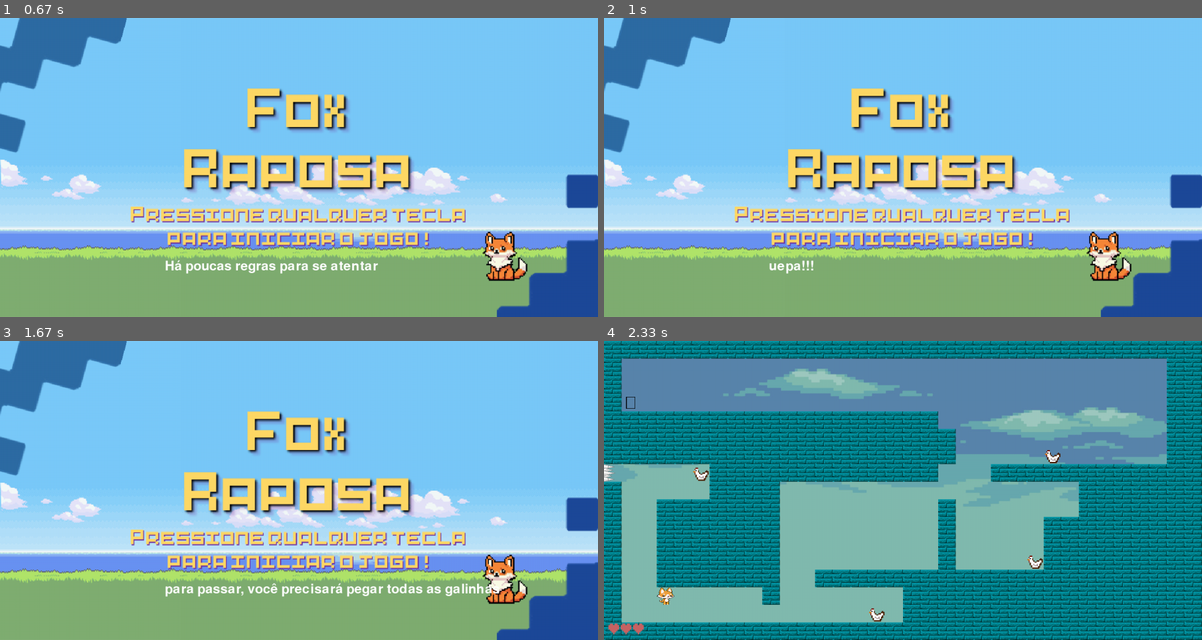
Above: before the commit, frames 1-4 (two rows, left to right).
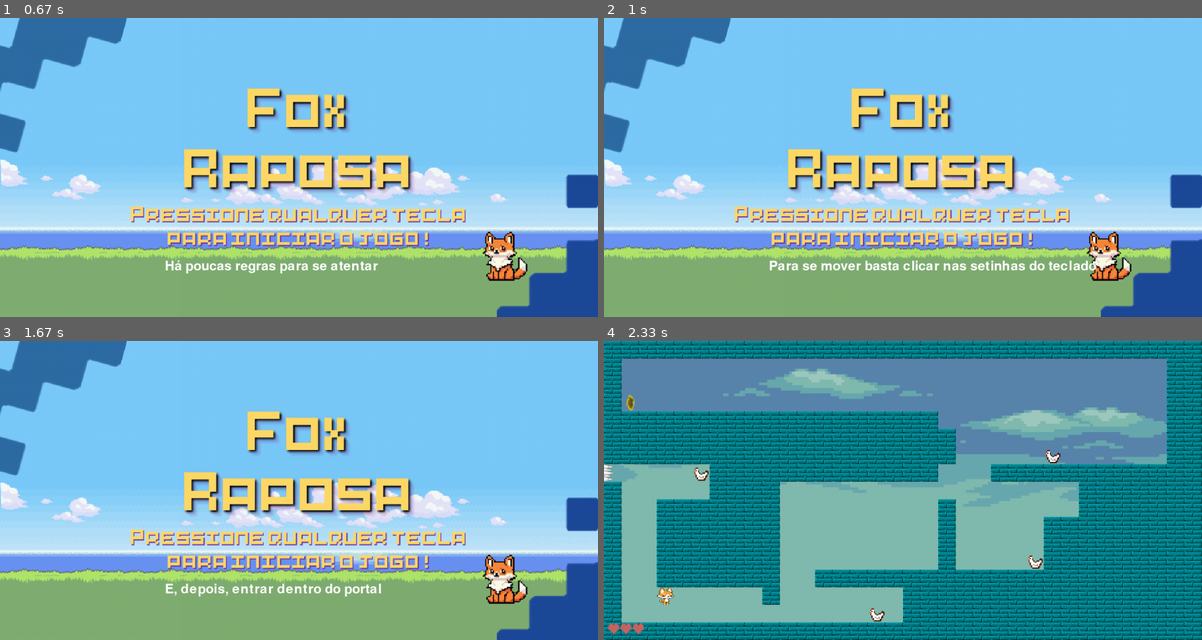
Above: after the commit, the same moments.

Repository: arcanjob/Fox-a-raposa
Game: pygame game, started from INICIALIZA_AQUI_.py
Same seed, same stepped clock (60 frames per second), same inputs: the game is played once before the commit and once after it.
Inputs:
- Up to frame 1 (0.67 s): tap Space at 0.33 s
- Up to frame 2 (1 s): hold Right from 0.67 s (still down)
- Up to frame 3 (1.67 s): release Right at 1.13 s; hold Up 1.17-1.47 s; hold Right from 1.5 s (still down)
- Up to frame 4 (2.33 s): release Right at 1.97 s; hold Left from 2 s (still down)

Frame 1 is identical in both runs. In frame 2, 0.9% of the frame differs, in the area x 27-83%, y 81-86%; in frame 3, 0.9%, in the area x 27-84%, y 80-86%; in frame 4, less than 0.1%.

Commit message:
Adicionando as fontes de imagens e sons

Diff:
--- a/Corpo_do_jogo.py
+++ b/Corpo_do_jogo.py
@@ -7,26 +7,13 @@
 
 
 
-"""
-#inicializa  o pygame
-pygame.init()
-#inicializa  o pygame mixer (parte que controla o som)
-pygame.mixer.init()
-
-#Define e cria a variável em que o jogo irágirar em torno
-janela = pygame.display.set_mode((largura, altura))
-pygame.display.set_caption(TITULO)
-"""
-
-
-
 #Define a tela do jogo e como ela irá funcionar
 def tela_do_jogo(janela):
 
     vidas = 3
     estado_do_jogo = jogando
     pygame.mixer.music.load('imagens_e_sons/sons/som_de_fundo.mp3') #Fonte: https://youtu.be/dDOfzfifwGE?si=GfIuDBJCHU0t26uN
-    pygame.mixer.music.set_volume(0.2)
+    pygame.mixer.music.set_volume(0.7)
     pygame.mixer.music.play(loops=-1)
     #define e usa o tempo no jogo
     clock = pygame.time.Clock()
@@ -43,8 +30,6 @@
         piso_parede = pygame.sprite.Group()
         galinhas = pygame.sprite.Group()
         objetivo= pygame.sprite.Group()
-
-
 
 
         #Cria o mapa usando um laço de rpetição (FOR) para ler a nossa lista de listas que define o mapa em si
@@ -90,13 +75,12 @@
                 if tile_type == R:
                     y = filas
                     x = colunas
-        print(n_galinhas)
+
         #Define onde o jogador irá ser invocado e inicializado dentro do mapa, nesse caso, pela variável "R"
         player = Player(assets[R], y, x, piso_parede)
 
         #Adiciona o player por último para que ele fique desenhado por cima de todos os outros sprites
         todos_os_sprites.add(player)
-
 
 
         #Define a imagem de fundo
@@ -108,13 +92,10 @@
 
         estado_do_jogador = vivo
 
-
-
-
-        while estado_do_jogador ==vivo and estado_do_jogo == jogando:
+        #confere se o jogador ainda têm vidas e se pode continuar jogando ou não
+        while estado_do_jogador == vivo and estado_do_jogo == jogando:
             #marca o tempo
             clock.tick(FPS)
-
 
 
             #COLISAO COM AS GALINHAS
@@ -127,7 +108,7 @@
                 if pontos == n_galinhas:
                     pode_passar = sim
             """
-            #print(n_galinhas)
+
             #COLISAO COM OS ESPINHOS
             colisoes = pygame.sprite.spritecollide(player, espinhos, False, pygame.sprite.collide_mask)
 
@@ -147,8 +128,6 @@
             if colisoes and n_galinhas == pontos:
                 player.kill()
                 return vitoria
-
-
 
             # Verifica os eventos dentro do jogo
             for event in pygame.event.get():
@@ -181,21 +160,10 @@
             #marca o inicio da variavel de ponto
             pontos = 0
 
-            fonte_pontos =  pygame.font.Font('imagens_e_sons/imagens/pontos.ttf', 28) #como sera o marcador de pontos - DEFINIR O TAMANHO
+            fonte_pontos =  pygame.font.Font('imagens_e_sons/imagens/pontos.ttf', 40) #como sera o marcador de pontos - DEFINIR O TAMANHO
             perfil_texto = assets["fonte_dos_pontos"].render(chr(9829) * vidas , True, vermelho) #faz o coração
             texto_rect = perfil_texto.get_rect()
             texto_rect.bottomleft = (10, altura - 10) #posiciona o texto
             janela.blit(perfil_texto, texto_rect) #coloca o texto na tela
 
             pygame.display.flip()
-
-
-
-
-"""
-try:
-    tela_do_jogo(janela)
-finally:
-    pygame.quit()
-
-"""
--- a/INICIALIZA_AQUI_.py
+++ b/INICIALIZA_AQUI_.py
@@ -27,7 +27,6 @@
 
 
 
-
 """
 state = INIT
 while state != QUIT:
--- a/Variaveis_e_funcoes.py
+++ b/Variaveis_e_funcoes.py
@@ -42,9 +42,6 @@
 preto = (0, 0, 0)
 branco = (255,255,255)
 vermelho = (200, 100, 100)
-#velocidade_de_queda = 5
-
-#quanto_pula = tamanho_azulejo
 
 #define a velocidade no eixo x (esquerda e direita)
 velocidade_no_eixo_x = 20
@@ -101,19 +98,17 @@
 
 
 #Estabelece as imagens a serem usadas
-
-
 def bases_carregando(none):
     assets = {}
-    assets[bonequinho] = pygame.image.load(path.join('imagens_e_sons/imagens/Walk_(1).png')).convert_alpha()
-    assets["img_fundo"] = pygame.image.load('imagens_e_sons/imagens/Fundo_jogo.jpg').convert_alpha()
-    assets["plataformas"] = pygame.image.load('imagens_e_sons/imagens/plataforma.png').convert_alpha()
-    assets[B] = pygame.image.load(path.join('imagens_e_sons/imagens/plataforma.png')).convert()
-    assets[E] = pygame.image.load(path.join('imagens_e_sons/imagens/espinho.png')).convert_alpha()
-    assets[G] = pygame.image.load(path.join('imagens_e_sons/imagens/galinha.webp')).convert_alpha()
-    assets[O] = pygame.image.load(path.join('imagens_e_sons/imagens/portal.png')).convert_alpha()
-    assets[R] = pygame.image.load(path.join('imagens_e_sons/imagens/Walk_(1).png')).convert_alpha()
-    assets["fonte_dos_pontos"] = pygame.font.Font('imagens_e_sons/imagens/PressStart2P.ttf', 28)
+    assets[bonequinho] = pygame.image.load(path.join('imagens_e_sons/imagens/Walk_(1).png')).convert_alpha() #Fonte: https://grappe.itch.io/pixelportal
+    assets["img_fundo"] = pygame.image.load('imagens_e_sons/imagens/Fundo_jogo.jpg').convert_alpha() #Fonte: https://pt.vecteezy.com/arte-vetorial/9877673-pixel-art-sky-background-with-clouds-cloudy-blue-sky-vector-for-8bit-game-on-white-background
+    assets["plataformas"] = pygame.image.load('imagens_e_sons/imagens/plataforma.png').convert_alpha() #Fonte: https://www.pngwing.com/pt/free-png-czlvo
+    assets[B] = pygame.image.load(path.join('imagens_e_sons/imagens/plataforma.png')).convert() #Fonte: https://www.pngwing.com/pt/free-png-czlvo
+    assets[E] = pygame.image.load(path.join('imagens_e_sons/imagens/espinho.png')).convert_alpha() #Fonte: https://www.flaticon.com/br/icone-gratis/espinho_4139931
+    assets[G] = pygame.image.load(path.join('imagens_e_sons/imagens/galinha.webp')).convert_alpha() #Fonte: https://br.freepik.com/vetores-premium/icone-de-pixel-art-de-frango-branco-passaro-do-pais-logotipo-de-animal-de-fazenda_23568997.htm
+    assets[O] = pygame.image.load(path.join('imagens_e_sons/imagens/portal.png')).convert_alpha() #Fonte: https://www.artstation.com/marketplace/p/97xV/portal
+    assets[R] = pygame.image.load(path.join('imagens_e_sons/imagens/Walk_(1).png')).convert_alpha() #Fonte: https://www.pngegg.com/pt/search?q=pixel+raposa
+    assets["fonte_dos_pontos"] = pygame.font.Font('imagens_e_sons/imagens/PressStart2P.ttf', 28) #Fonte: https://www.pngegg.com/pt/search?
     return assets
 
 
@@ -129,6 +124,7 @@
         #adicona a foto do azulejo a uma variável
         foto_do_azulejo = pygame.transform.scale(foto_do_azulejo, (tamanho_azulejo, tamanho_azulejo))
 
+#Cria a variavel responável por determinar a quantidade de vidas que o jogador ainda tem
 vidas = 3
 
 
@@ -254,9 +250,14 @@
 #fUNÇÃO QUE VAI EXIBIR O TEXTO INICIAL PARA O USÚÁRIO
 def tela_inicial_de_texto(janela):
     frases_para_serem_exibidas = [
+
     'Você está prestes a jogar um incìrivel jogo',
     'Há poucas regras para se atentar',
-    'uepa!!!', 'para se mover basta clicar nas setinhas do teclado', 'para passar, você precisará pegar todas as galinhas' ]
+    'Para se mover basta clicar nas setinhas do teclado',
+    'Para passar, você precisará pegar todas as galinhas',
+    'E, depois, entrar dentro do portal'
+
+      ]
 
     #Define a fonte do texto que será usada
     font = pygame.font.SysFont(None, 45)
@@ -282,12 +283,9 @@
             #Verifica o fenomeno de apertar uma tecla
             if evento.type == pygame.KEYDOWN:
                 indice_do_textoo += 1
-                print('ta ino')
-                #coonfere se a tecla pressionada era o espaço
-                #if evento.key == pygame.K_SPACE or evento.key == pygame.K_DOWN:
-
-
-
+
+
+        #verifica se o indice que ele ta vendo ainda é ou não menor que o comprimento da lista de texto
         if indice_do_textoo < len(frases_para_serem_exibidas):
             texto = frases_para_serem_exibidas[indice_do_textoo]
         else:
@@ -301,9 +299,12 @@
         janela.blit(texto_image, (375, 550))
         pygame.display.flip()
 
-        #print('to preso')
-    print('to quase')
+
+    #retorna o estado do jogo
     return jogando
+
+
+
 
 def tela_de_derrota(janela):
     frase_para_derrota = ["Infelizmente você morreu, aperte espaço para continuar"]
@@ -322,18 +323,14 @@
         #para cada evento ele vai ficar conferindo e vendo o que há para fazer dentro dos "IFs"
         for evento in pygame.event.get():
 
-            #Determina quando tem que sair dessa tela
             if evento.type == pygame.QUIT:
                 pygame.quit()
 
             #Verifica o fenomeno de apertar uma tecla
             if evento.type == pygame.KEYDOWN:
-
-                #coonfere se a tecla pressionada era o espaço
-                if evento.key == pygame.K_SPACE or evento.key == pygame.K_DOWN:
-                    indice_do_texto += 1
-
-
+                indice_do_texto += 1
+
+        #verifica se o indice que ele ta vendo ainda é ou não menor que o comprimento da lista de texto
         if indice_do_texto < len(frase_para_derrota):
             texto = frase_para_derrota[indice_do_texto]
         else:
@@ -346,8 +343,12 @@
         #define em que posição o texto irá ser gerado
         janela.blit(texto_image, (375, 550))
         pygame.display.flip()
-
+    #retorna o estado do jogo
     return jogando
+
+
+
+
 
 def tela_de_vitoria(janela):
     frase_para_derrota = ['''
@@ -369,18 +370,14 @@
         #para cada evento ele vai ficar conferindo e vendo o que há para fazer dentro dos "IFs"
         for evento in pygame.event.get():
 
-            #Determina quando tem que sair dessa tela
             if evento.type == pygame.QUIT:
                 pygame.quit()
 
             #Verifica o fenomeno de apertar uma tecla
             if evento.type == pygame.KEYDOWN:
-
-                #coonfere se a tecla pressionada era o espaço
-                if evento.key == pygame.K_SPACE or evento.key == pygame.K_DOWN:
-                    indice_do_texto += 1
-
-
+                indice_do_texto += 1
+
+        #verifica se o indice que ele ta vendo ainda é ou não menor que o comprimento da lista de texto
         if indice_do_texto < len(frase_para_derrota):
             texto = frase_para_derrota[indice_do_texto]
         else:
@@ -393,5 +390,5 @@
         #define em que posição o texto irá ser gerado
         janela.blit(texto_image, (375, 550))
         pygame.display.flip()
-
+    #retorna o estado do jogo
     return jogando
Binary file changed: imagens_e_sons/imagens/portal.png
